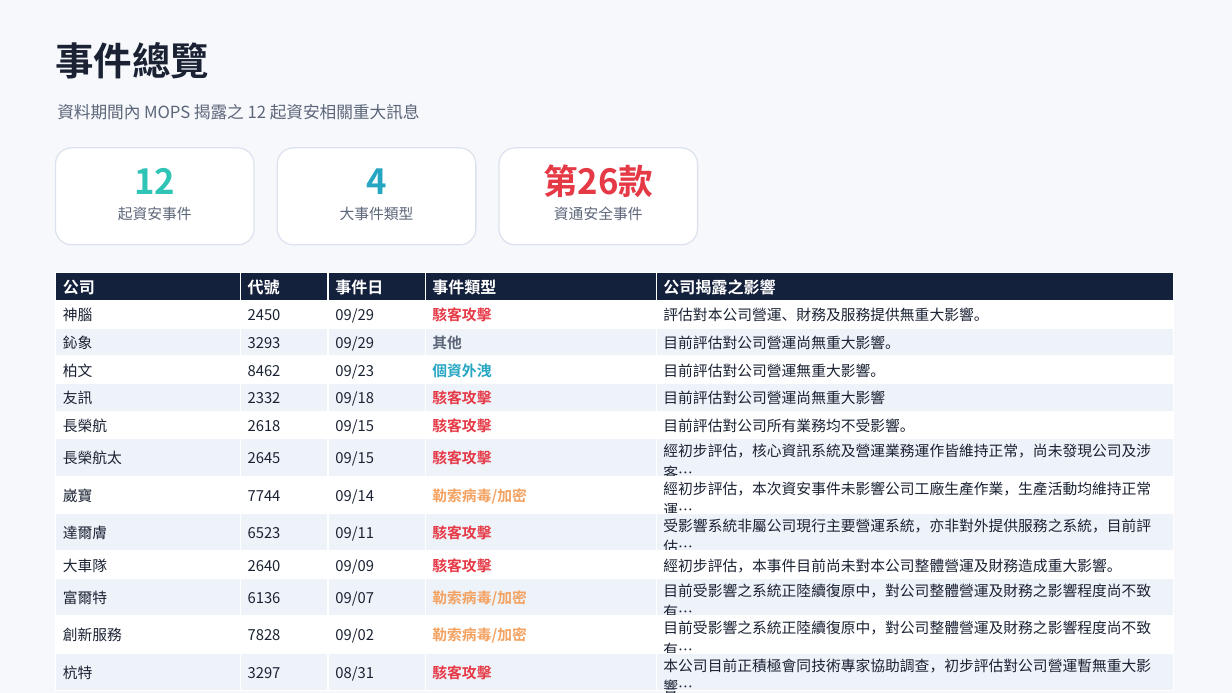
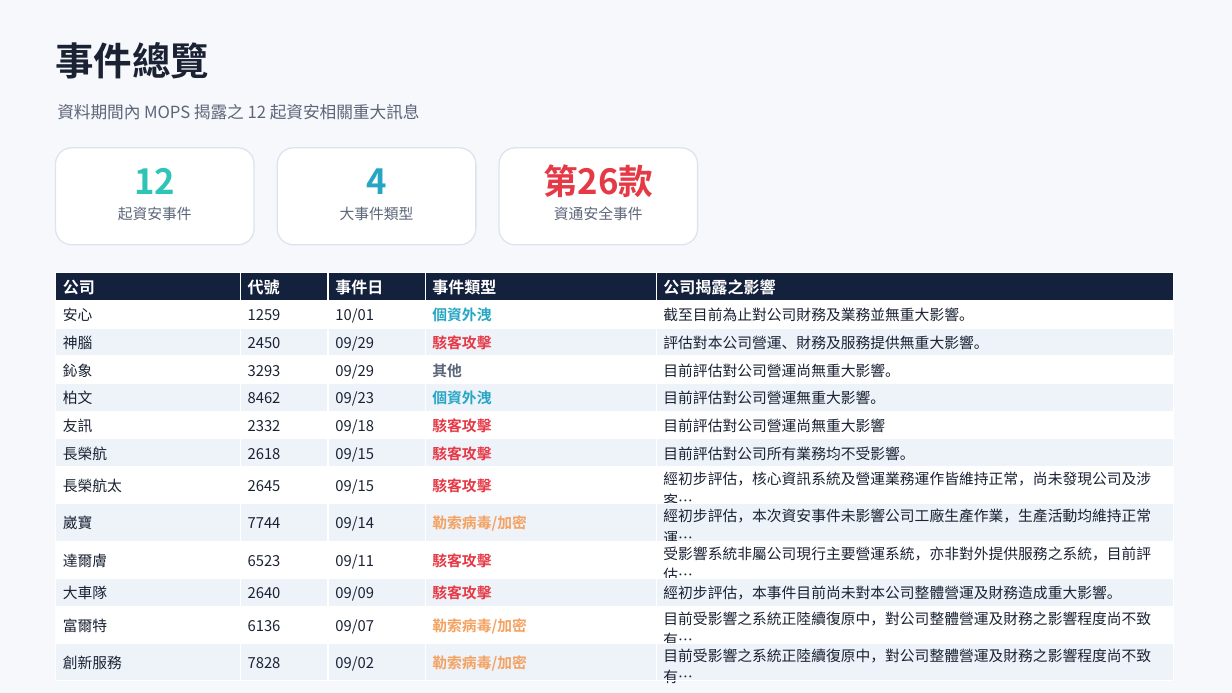
Before and after one commit to Johnnylin77/mops-isec-monitor, a slide deck: slide 2 of 資安事件因應分析.pptx. Drawn at 1232x693 pixels with LibreOffice and Linux fonts; fonts in the diff are those of the drawing. Boxes give left, top, right and bottom in pixels: in the first picture for what was removed or moved away, otherwise in the second. Text is boxed around its words. In the diff, an @@ line names an element or a change of style, - is before the commit and + after.

```diff
--- a/資安事件因應分析.pptx
+++ b/資安事件因應分析.pptx
@@ table at <box>55,273,1174,687</box> @@
+row 2: 安心 | 1259 | 10/01 | 個資外洩 | 截至目前為止對公司財務及業務並無重大影響。
-row 13: 杭特 | 3297 | 08/31 | 駭客攻擊 | 本公司目前正積極會同技術專家協助調查，初步評估對公司營運暫無重大影響…
```
Also in this commit, not shown: 6 other slides changed, 2 other files.
